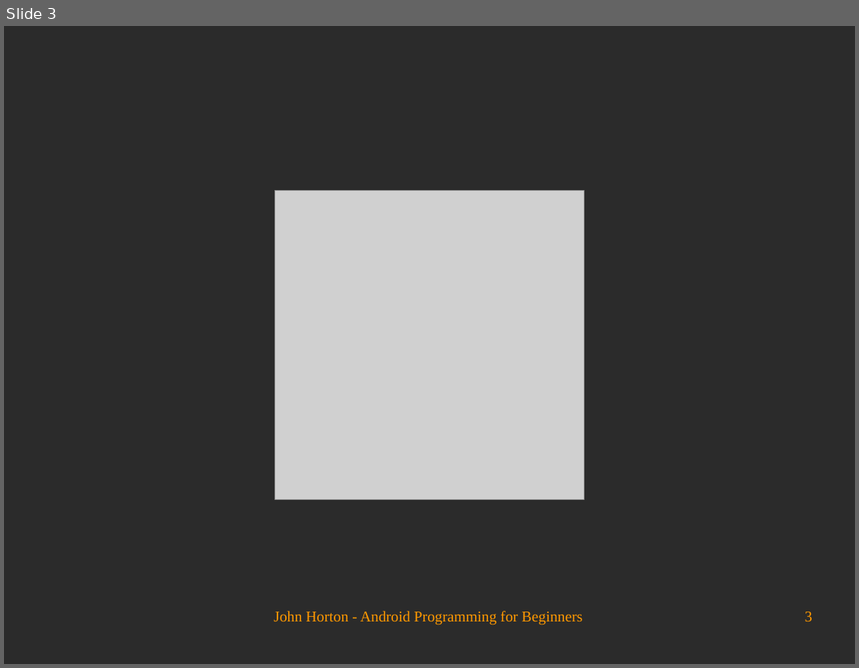
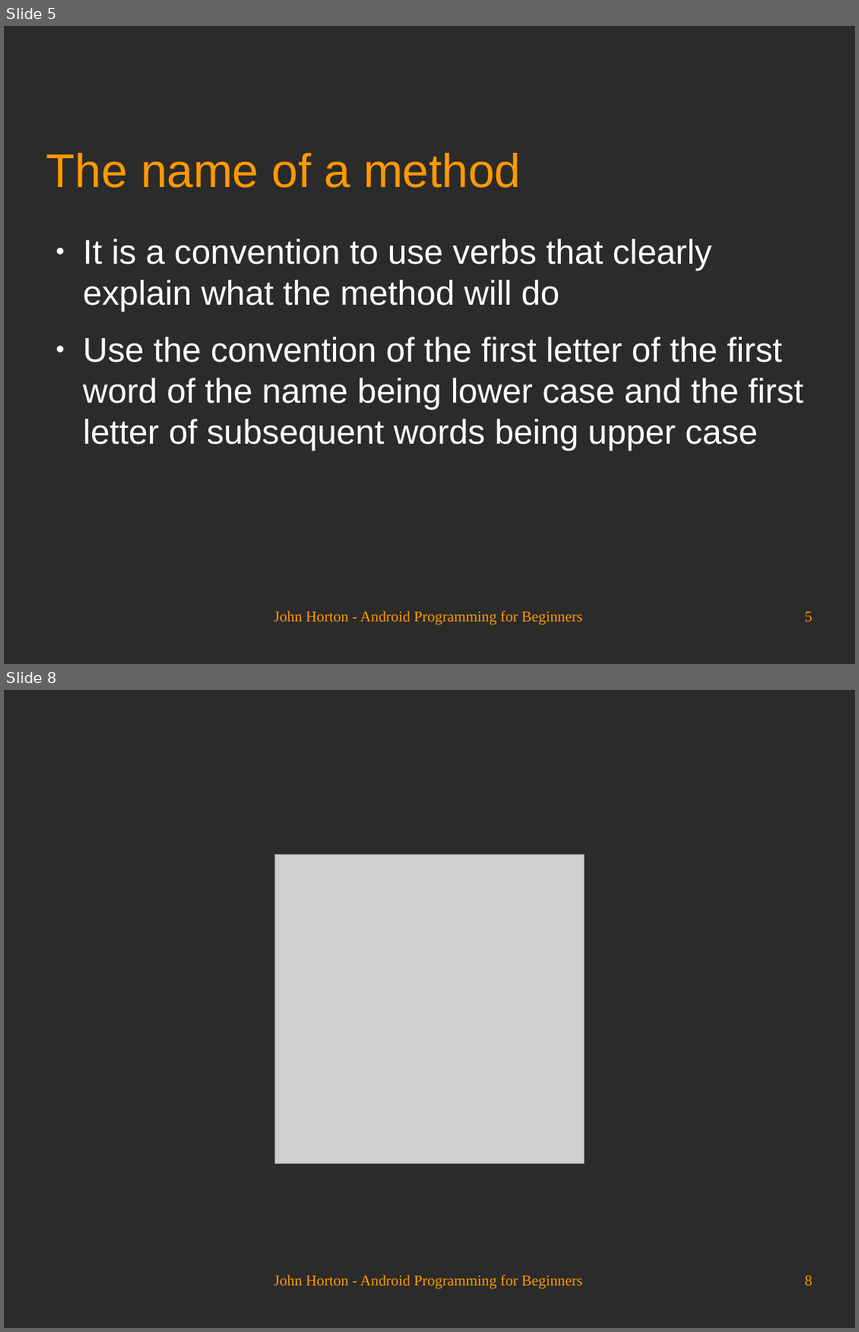
Before and after one commit to Academy-Soft-Intellect/Android-Programming-for-Beginners, a slide deck: 08_Coding_in_Java_Part_2_Methods.odp. Shown one above the other, each under a label of ours: slide 3 before the commit, slides 5 and 8 after it; the slides between them are not shown. The pictures are 859x668 and 859x1332 pixels, drawn with LibreOffice and Linux fonts; fonts in the diff are those of the drawing; grey boxes stand for pictures; background and template pictures are left out; a plain dark background stands for a picture behind light text. Boxes give left, top, right and bottom in pixels: in the first picture for what was removed or moved away, otherwise in the second. Text is boxed around its words. In the diff, an @@ line names an element or a change of style, - is before the commit and + after.

```diff
--- a/08_Coding_in_Java_Part_2_Methods.odp
+++ b/08_Coding_in_Java_Part_2_Methods.odp
@@ slide 5 added at [4, 26, 855, 664], background picture (left out) @@
@@ title added at [47, 153, 521, 188], 44 pt, text #FF9900 @@
+The name of a method
@@ text added at [83, 239, 804, 451], 32 pt, text #FFFFFF @@
+● It is a convention to use verbs that clearly explain what the method will do
+● Use the convention of the first letter of the first word of the name being lower case and the first letter of subsequent words being upper case
@@ text added at [274, 611, 582, 626], 14 pt, text #FF9900 @@
+John Horton - Android Programming for Beginners
@@ page number added at [805, 612, 813, 622], 14 pt, text #FF9900 @@
+5
@@ what was slide 3 is now slide 8 @@
@@ page number at [805, 1276, 813, 1286]: text changed @@
-3
+8
```
Also in this commit, not shown: 2 slides changed, 4 other slides added.
